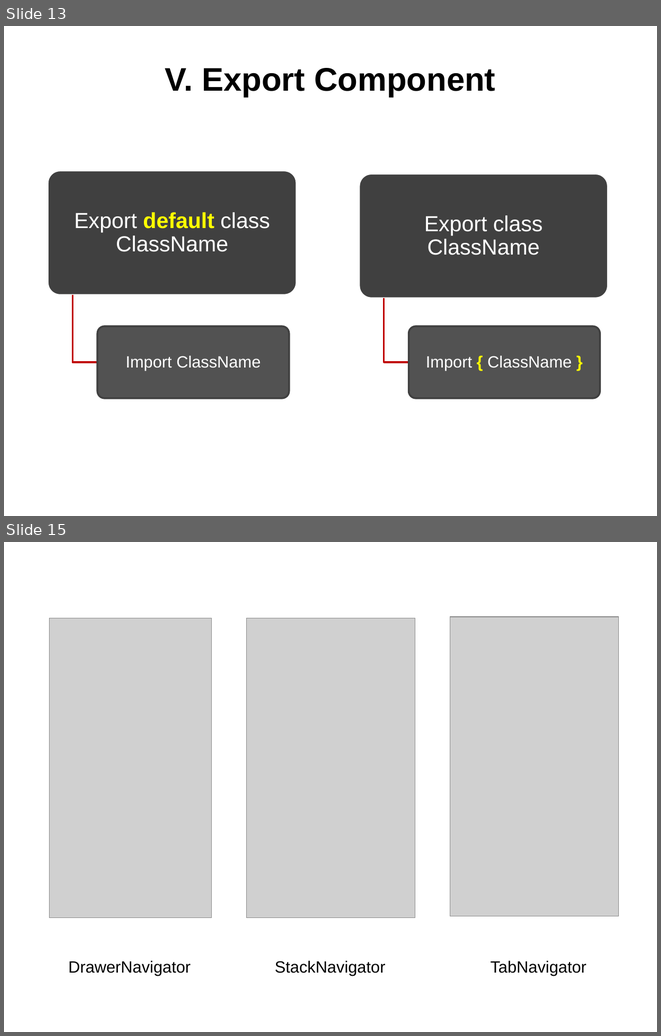
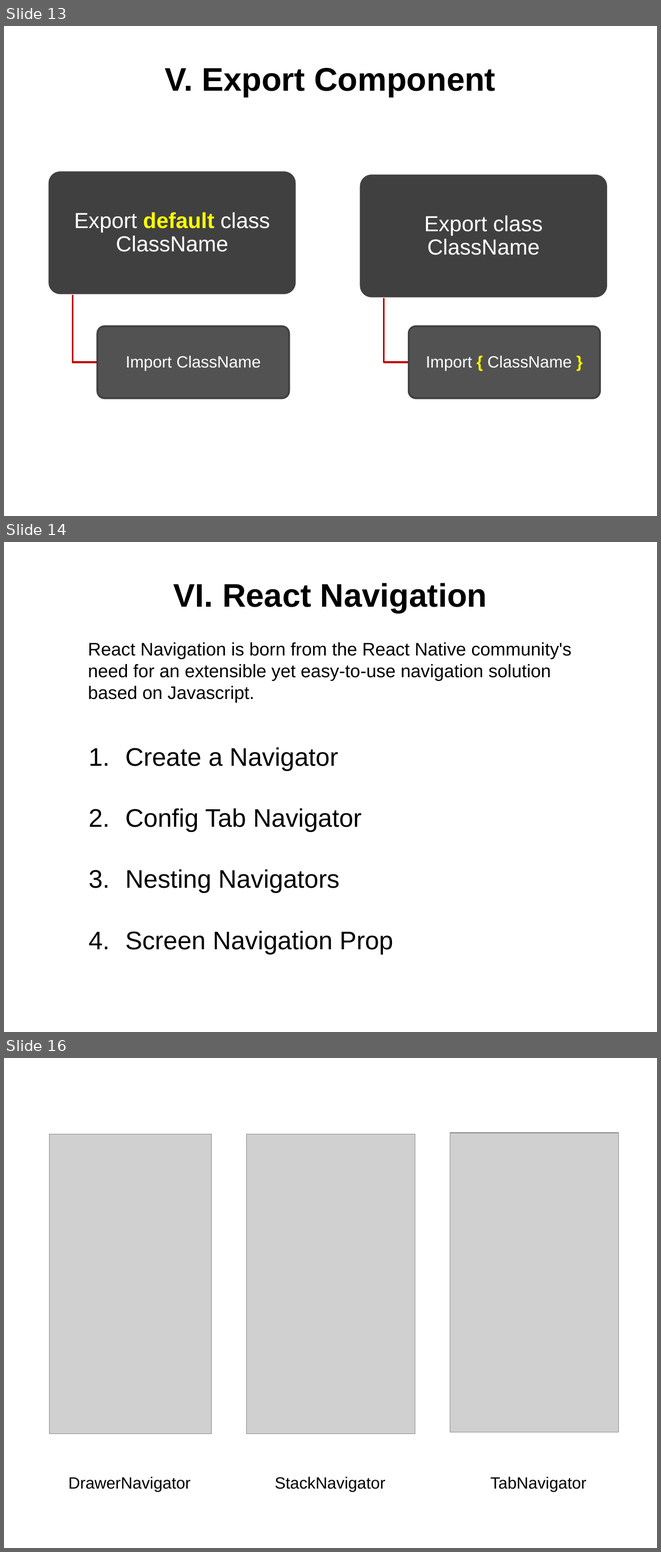
Before and after one commit to quydongnasts/Documents, a slide deck: PowerPoint/REACT-NATIVE.pptx. Shown one above the other, each under a label of ours: slides 13 and 15 before the commit, slides 13, 14 and 16 after it; the slides between them are not shown. The pictures are 661x1036 and 661x1552 pixels, drawn with LibreOffice and Linux fonts; fonts in the diff are those of the drawing; grey boxes stand for pictures. Boxes give left, top, right and bottom in pixels: in the first picture for what was removed or moved away, otherwise in the second. Text is boxed around its words. In the diff, an @@ line names an element or a change of style, - is before the commit and + after.

```diff
--- a/PowerPoint/REACT-NATIVE.pptx
+++ b/PowerPoint/REACT-NATIVE.pptx
@@ slide 14 added at (x1=4, y1=542, x2=657, y2=1032), background #FFFFFF @@
@@ title added at (x1=174, y1=583, x2=487, y2=612), 36 pt, text #000000, bold @@
+VI. React Navigation
@@ text added at (x1=88, y1=642, x2=572, y2=703), 20 pt, text #000000 @@
+React Navigation is born from the React Native community's
+need for an extensible yet easy-to-use navigation solution
+based on Javascript.
@@ text added at (x1=125, y1=747, x2=393, y2=954), 28 pt, text #000000 @@
+1. Create a Navigator
+2. Config Tab Navigator
+3. Nesting Navigators
+4. Screen Navigation Prop
@@ what was slide 15 is now slide 16 @@
```
Also in this commit, not shown: 3 slides changed.
